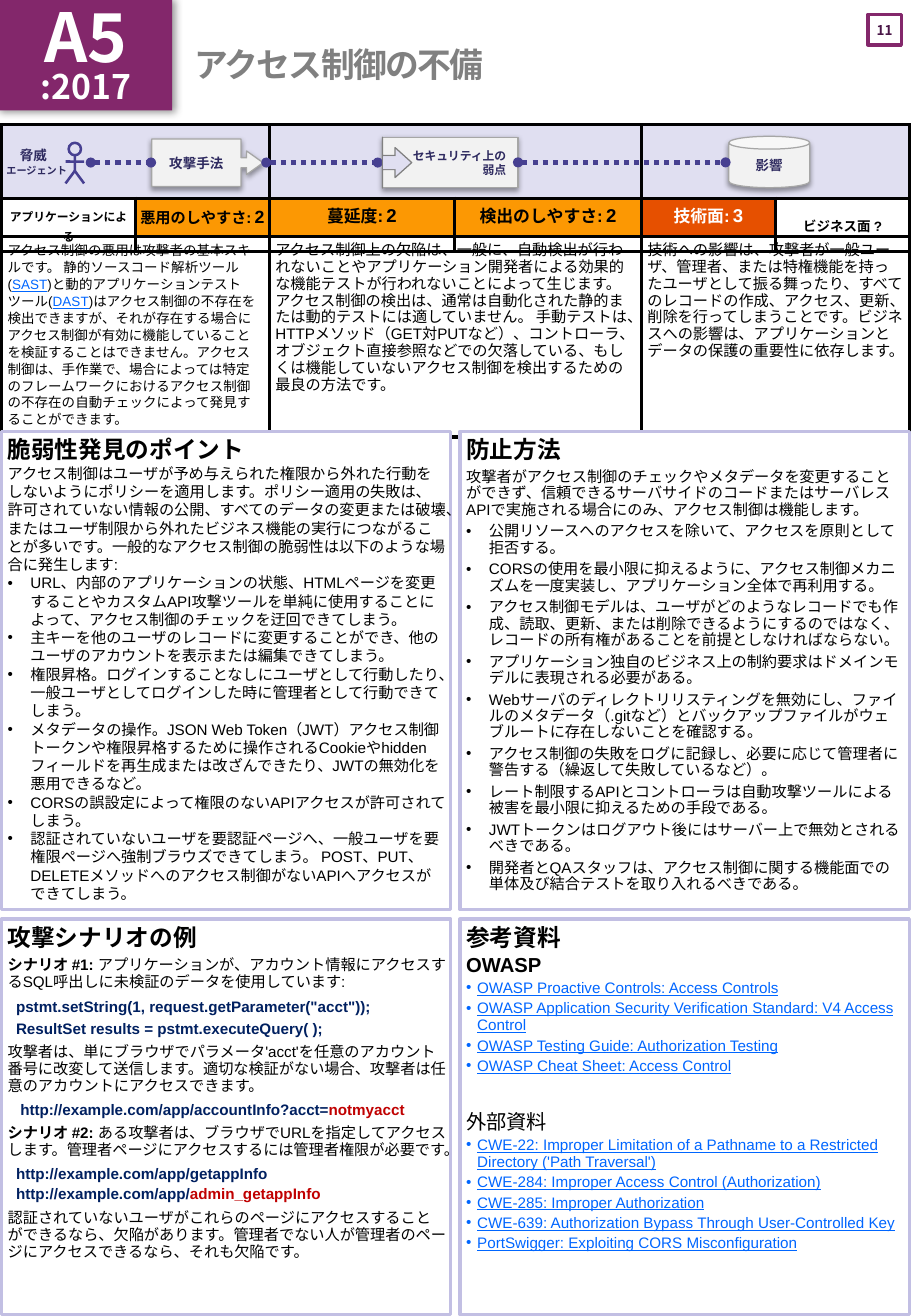
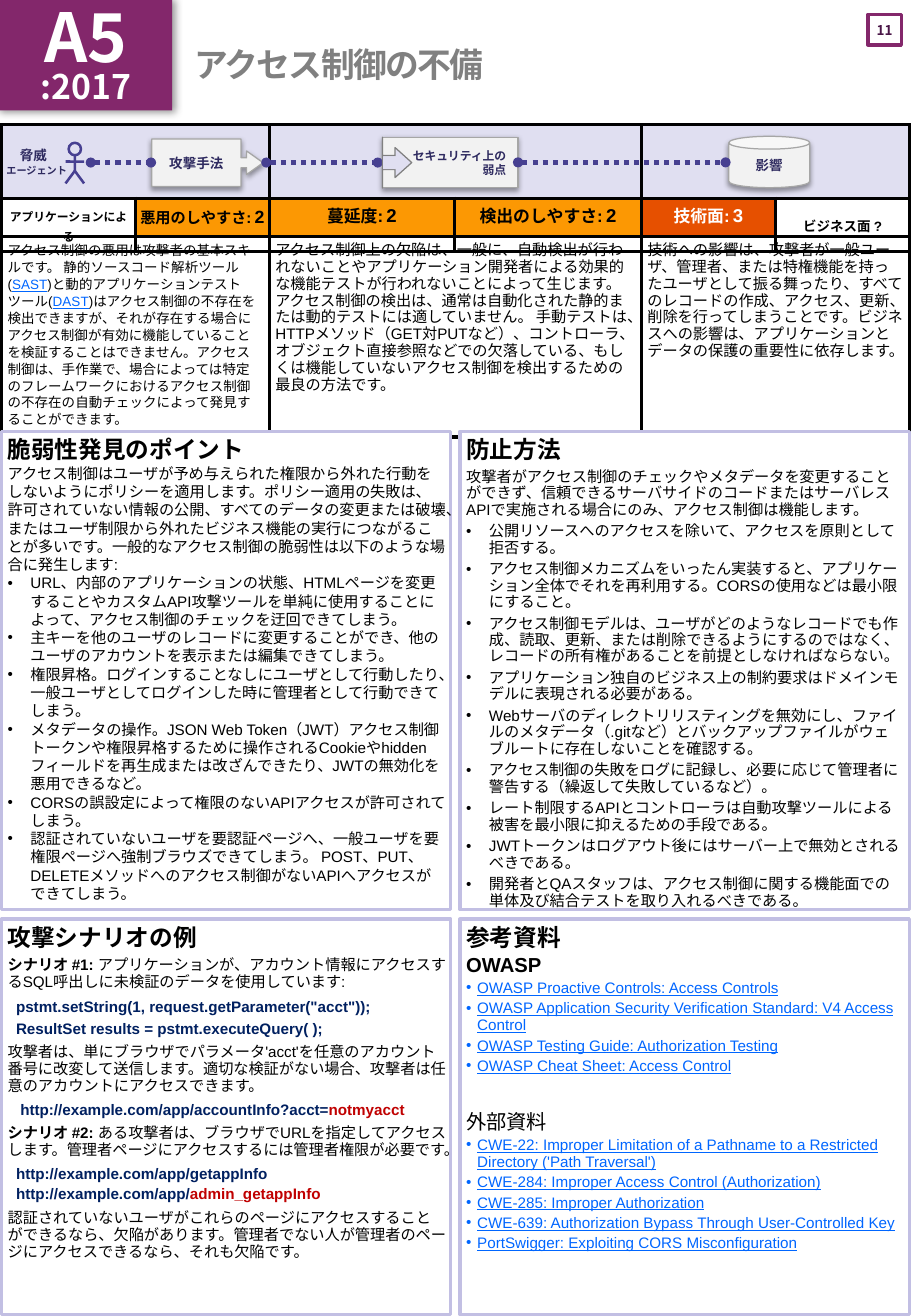
Before and after one commit to OWASP/Top10, a slide deck: slide 12 of 2017/ja/OWASP Top 10-2017(ja).pptx. Drawn at 911x1316 pixels with LibreOffice and Linux fonts; fonts in the diff are those of the drawing. Boxes give left, top, right and bottom in pixels: in the first picture for what was removed or moved away, otherwise in the second. Text is boxed around its words. In the diff, an @@ line names an element or a change of style, - is before the commit and + after.

```diff
--- a/2017/ja/OWASP Top 10-2017(ja).pptx
+++ b/2017/ja/OWASP Top 10-2017(ja).pptx
@@ text at (489,561,898,608): text changed @@
-• CORSの使用を最小限に抑えるように、アクセス制御メカニズムを一度実装し、アプリケーション全体で再利用する。
+• アクセス制御メカニズムをいったん実装すると、アプリケーション全体でそれを再利用する。CORSの使用などは最小限にすること。
```
Also in this commit, not shown: 5 other slides changed, 6 other files.
